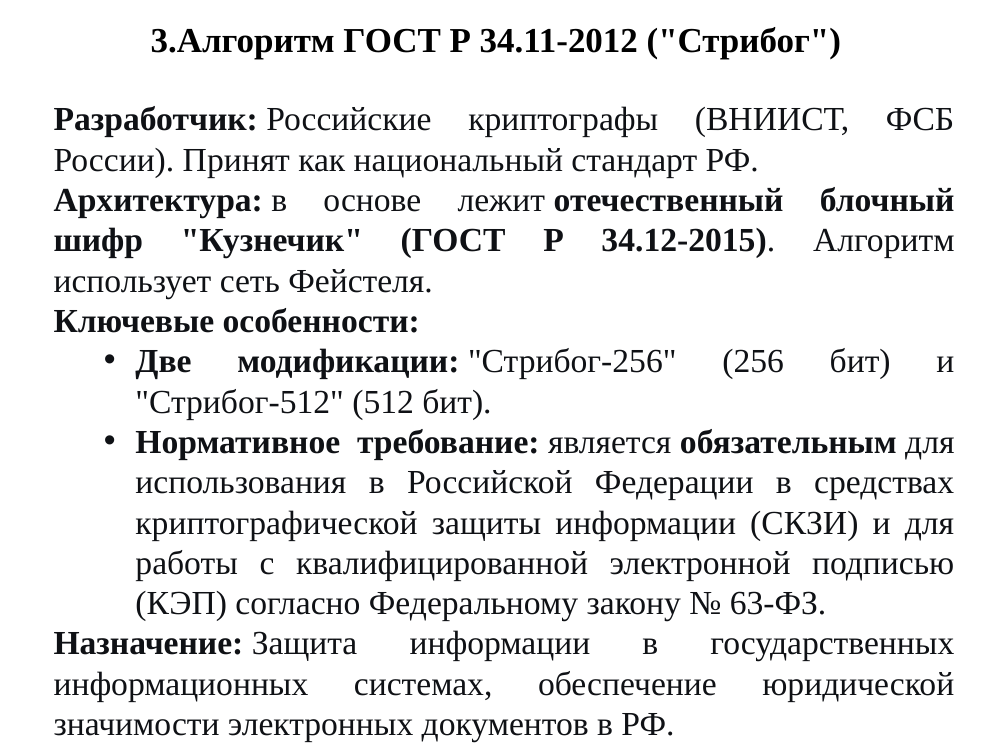
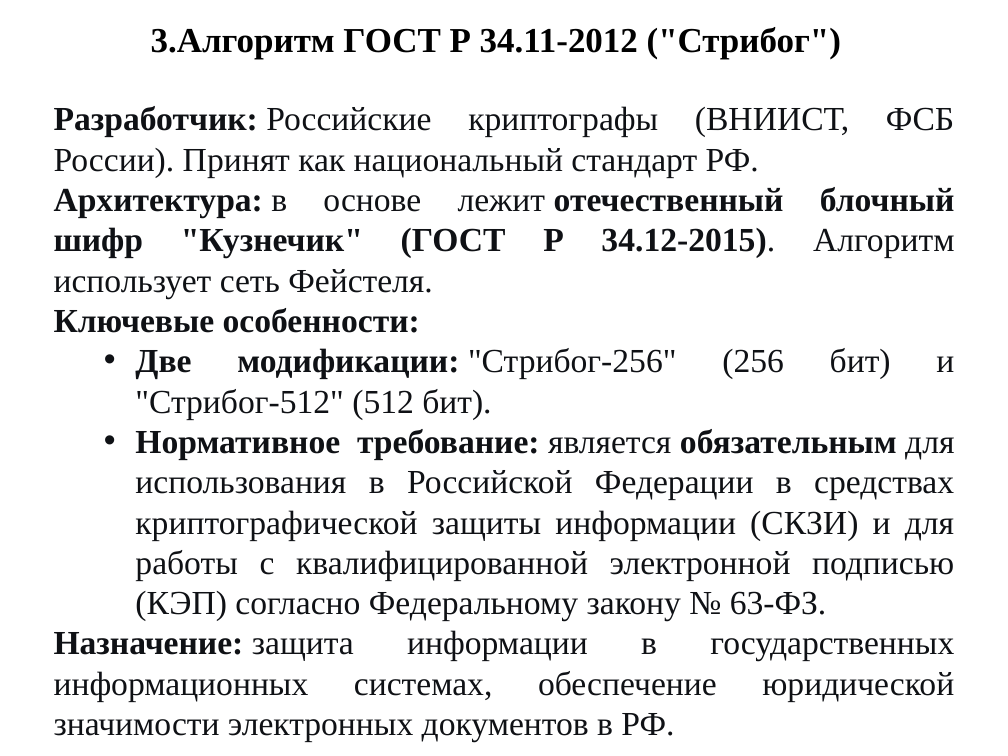
Before and after one commit to dimentoor/university_course, a slide deck: slide 25 of Part_2/Лекция 2.pptx (slide 21 before the commit). Drawn at 1008x756 pixels with LibreOffice and Linux fonts; fonts in the diff are those of the drawing. Boxes give left, top, right and bottom in pixels: in the first picture for what was removed or moved away, otherwise in the second. Text is boxed around its words. In the diff, an @@ line names an element or a change of style, - is before the commit and + after.

```diff
--- a/Part_2/Лекция 2.pptx
+++ b/Part_2/Лекция 2.pptx
@@ text at <box>54,630,954,742</box>: text changed @@
-Назначение: Защита информации в государственных информационных системах, обеспечение юридической значимости электронных документов в РФ.
+Назначение: защита информации в государственных информационных системах, обеспечение юридической значимости электронных документов в РФ.
```
Also in this commit, not shown: 1 other slide changed, 4 slides added.
